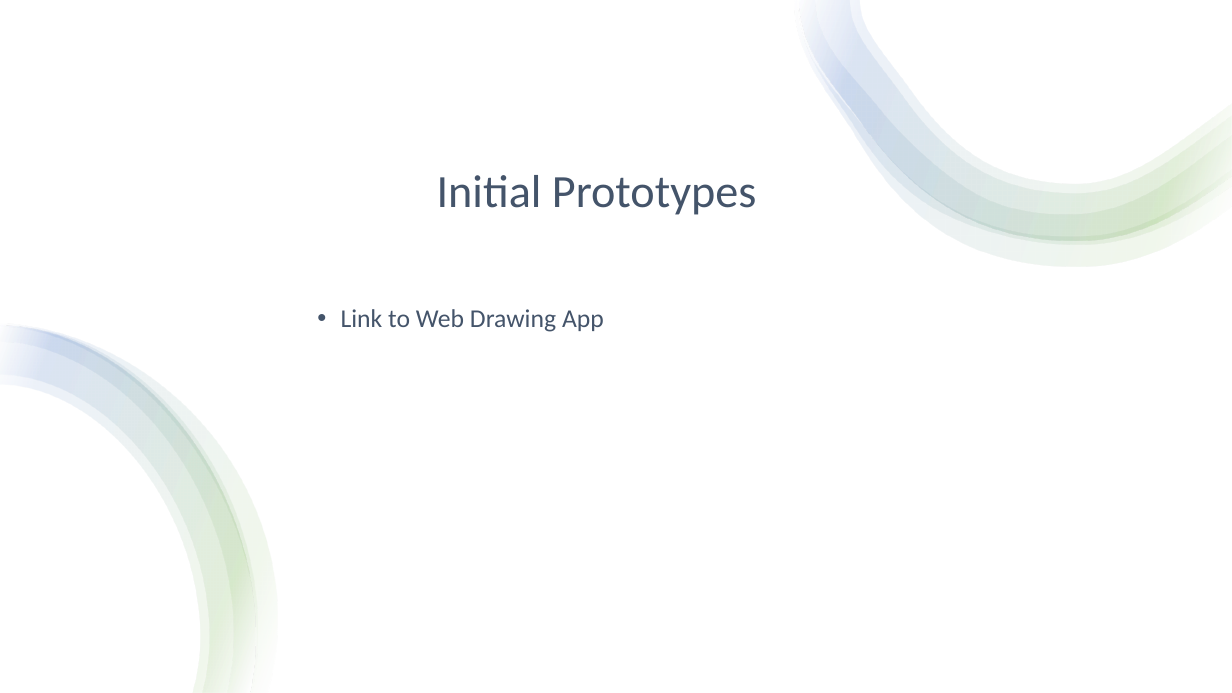
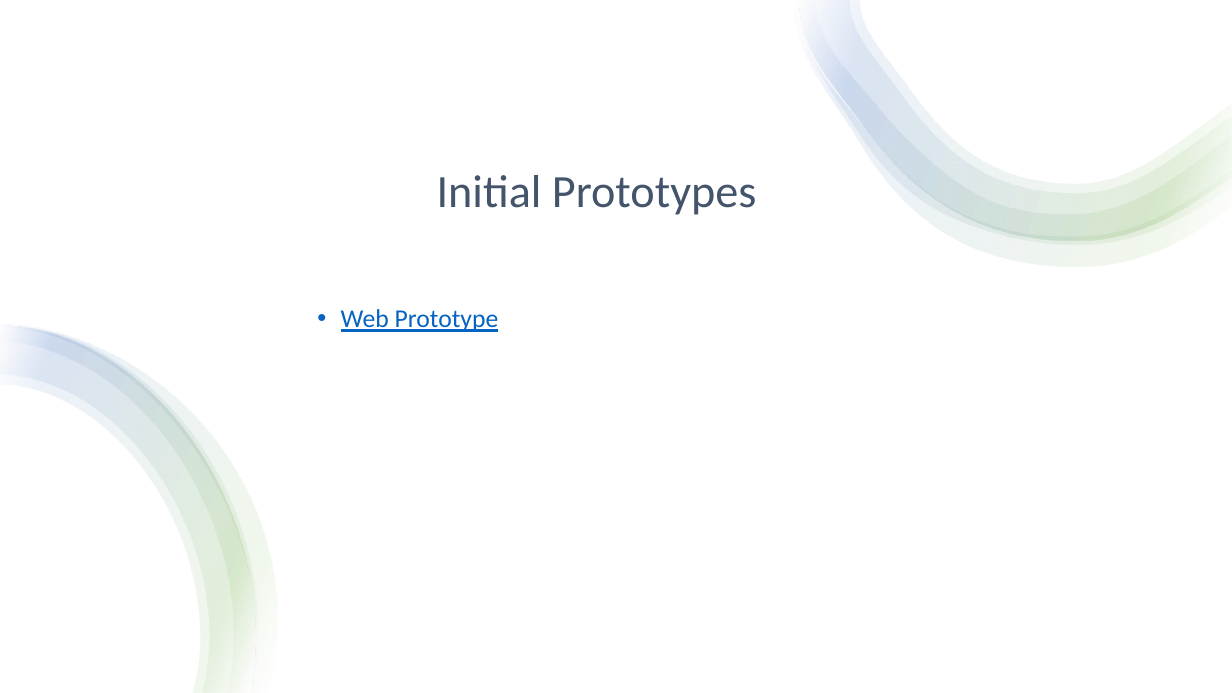
Before and after one commit to jgalminas/nma, a slide deck: slide 13 of Project Docs/National Marine Aquarium.pptx. Drawn at 1232x693 pixels with LibreOffice and Linux fonts; fonts in the diff are those of the drawing. Boxes give left, top, right and bottom in pixels: in the first picture for what was removed or moved away, otherwise in the second. Text is boxed around its words. In the diff, an @@ line names an element or a change of style, - is before the commit and + after.

Commit message:
Added prototype link to presentation

```diff
--- a/Project Docs/National Marine Aquarium.pptx
+++ b/Project Docs/National Marine Aquarium.pptx
@@ text at [341, 309, 499, 332]: text changed; text colour #44546A to #0563C1 @@
-• Link to Web Drawing App
+• Web Prototype
```
Also in this commit, not shown: 8 other slides changed.
